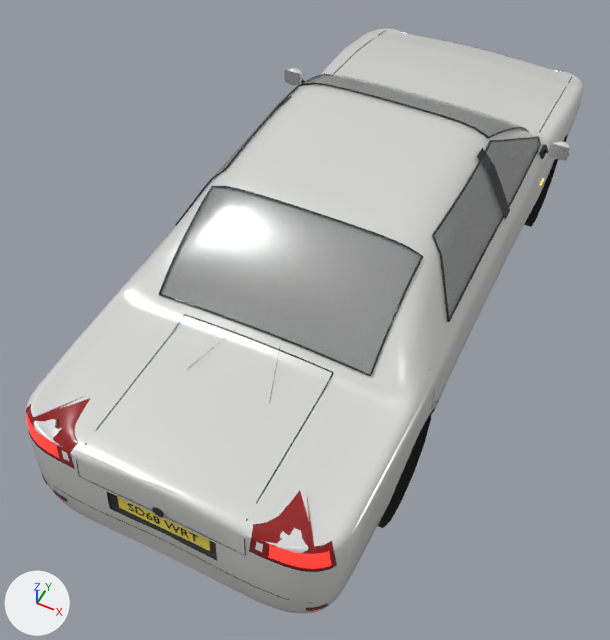
Renders of the glTF model assets/vehicles/civ_sedan.glb from each side of a commit.
Rendered twice from a 50 mm lens placed at (1.5, -3.92, 4.38), pointed at (-0.14, -0.65, 0.3). Every picture has the same lights, and +X, +Y and +Z are marked at lower left. The older version comes first. Vertices at exactly the same position are counted once.

In view in the first picture: 'civ_sedan'.
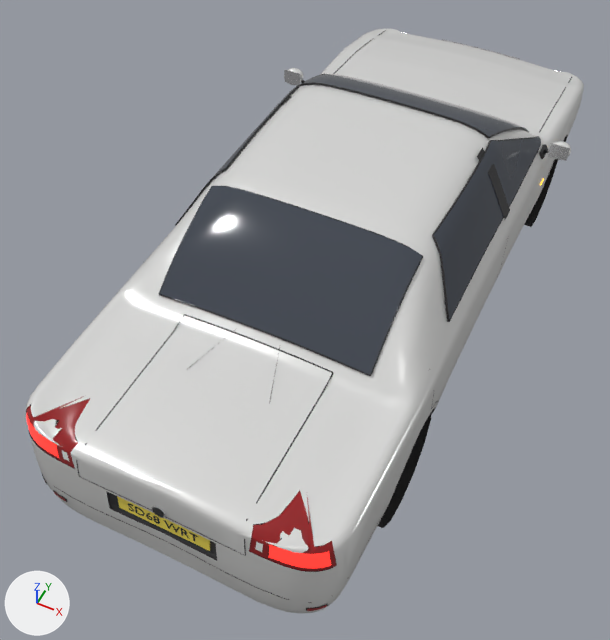
The change, as a diff of the scene's bpy script:
```diff
--- a/assets/vehicles/civ_sedan.glb.py
+++ b/assets/vehicles/civ_sedan.glb.py
@@ mat_glass @@
+mat_glass = principled_material('glass')
+mat_glass.base_color = (0.05, 0.06, 0.08)  # greyish blue #3f4550
+mat_glass.roughness = 0.08
@@ me_civ_sedan @@
 me_civ_sedan.from_pydata(...)  # 9164 vertices, 16783 faces; spans x -1.04..1.04, y -2.48..2.32, z -0.04..1.45
 # used by ob_civ_sedan; location = (0.0, 0.0, 0.0)
+# me_civ_sedan part 1: all 1168 faces that had it switch from mat_glass_clear (dark grey #454b50) to mat_glass (greyish blue #3f4550)
 me_civ_sedan.materials.append(mat_paint)
```

Where the change shows, as pixel boxes [x1, y1, x2, y2] in the pictures (610 x 640 px):
part 1 of me_civ_sedan, recoloured
    both: [160, 74, 541, 375]
